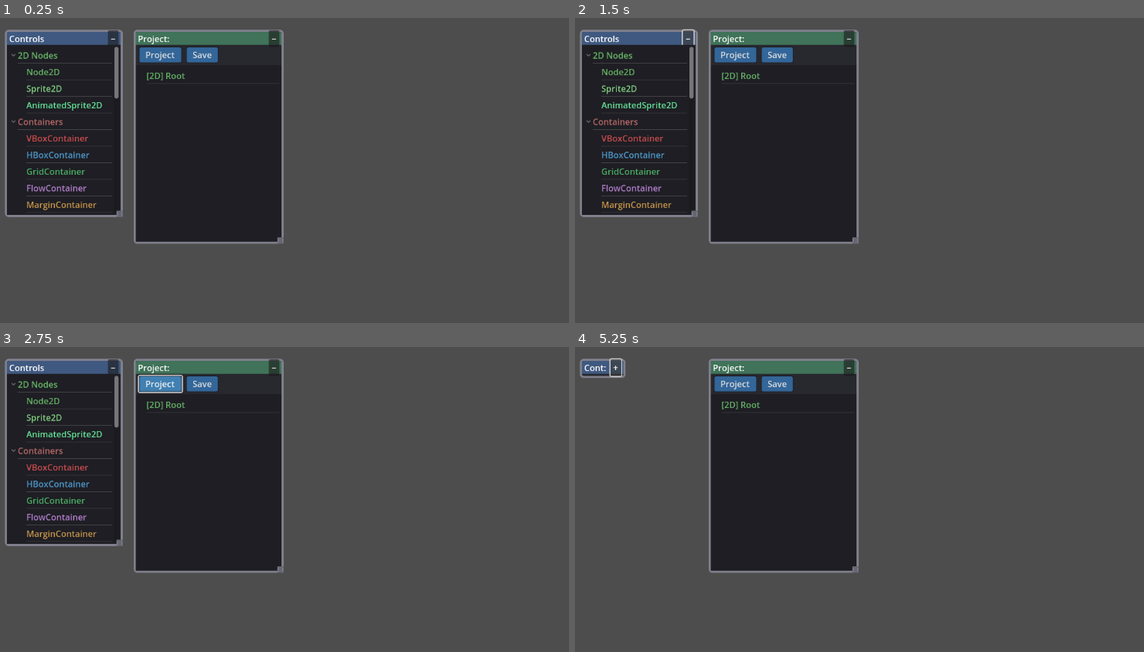
Above: before the commit, frames 1-4 (two rows, left to right).
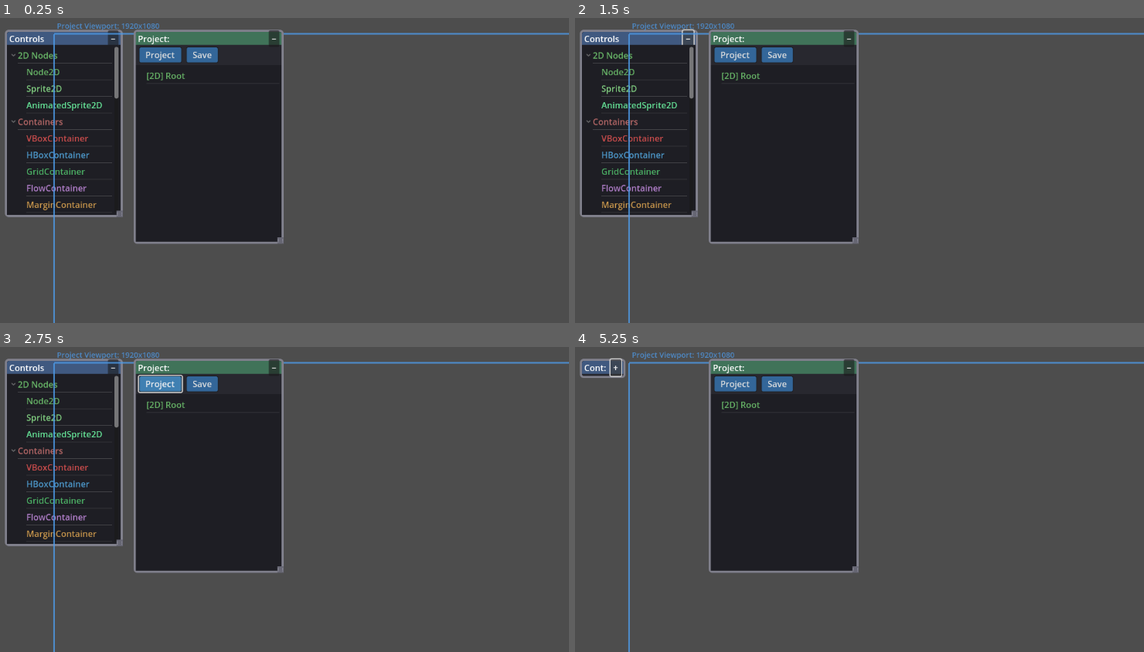
Above: after the commit, the same moments.

Repository: Zycroft/GameGen
Game: Godot game, scene res://main.tscn
The game is run twice, just before and just after one commit, with the same random seed, the same clock (stepped at 60 frames per second) and the same inputs.
Inputs:
- Up to frame 1 (0.25 s): no input
- Up to frame 2 (1.5 s): click "−" at 0.5 s; click "+" at 1.25 s
- Up to frame 3 (2.75 s): click "Project" at 2 s
- Up to frame 4 (5.25 s): click "−" at 2.75 s; click "+" at 3.5 s; click "Project" at 4.25 s; click "−" at 5 s

The runs differ from the first frame. In frame 1, 0.9% of the frame differs, in the area x 9-100%, y 1-100%; in frame 2, 0.9%; in frame 3, 0.9%; in frame 4, 0.9%.

Commit message:
Add viewport frame showing project boundaries with 10% margin
- Draw light blue frame showing 1920x1080 project viewport boundaries
- Add label displaying viewport dimensions above the frame
- Offset all content by 10% margin so objects aren't against edges
- Apply viewport_offset to all node positioning (containers, widgets, 2D nodes)

🤖 Generated with [Claude Code](https://claude.com/claude-code)

Co-Authored-By: Claude Opus 4.5 <noreply@anthropic.com>

Diff:
--- a/main.gd
+++ b/main.gd
@@ -20,6 +20,12 @@
 var all_nodes: Dictionary = {}  # node_id -> node instance or data
 var selected_node_id: int = -1
 
+# Viewport frame settings
+var project_viewport_size := Vector2(1920, 1080)  # Default project viewport
+var viewport_margin_percent := 0.10  # 10% margin
+var viewport_frame: Line2D
+var viewport_offset: Vector2  # Offset to center content with margin
+
 
 func _ready() -> void:
 	# Connect Controls panel signal (node spawning)
@@ -35,8 +41,44 @@
 	add_child(load_http_request)
 	load_http_request.request_completed.connect(_on_load_completed)
 
+	# Create viewport frame
+	_create_viewport_frame()
+
 	# Create scene hierarchy panel
 	_create_scene_hierarchy()
+
+
+func _create_viewport_frame() -> void:
+	"""Create a visible frame showing the project viewport boundaries"""
+	# Calculate the margin offset (10% of viewport size)
+	var margin = project_viewport_size * viewport_margin_percent
+	viewport_offset = margin
+
+	# Create the frame using Line2D
+	viewport_frame = Line2D.new()
+	viewport_frame.width = 3.0
+	viewport_frame.default_color = Color(0.3, 0.6, 0.9, 0.8)  # Light blue
+	viewport_frame.closed = true
+
+	# Draw rectangle at the offset position
+	var frame_pos = viewport_offset
+	var frame_size = project_viewport_size
+	viewport_frame.add_point(frame_pos)
+	viewport_frame.add_point(Vector2(frame_pos.x + frame_size.x, frame_pos.y))
+	viewport_frame.add_point(Vector2(frame_pos.x + frame_size.x, frame_pos.y + frame_size.y))
+	viewport_frame.add_point(Vector2(frame_pos.x, frame_pos.y + frame_size.y))
+	viewport_frame.add_point(frame_pos)  # Close the loop
+
+	# Add corner markers for visibility
+	add_child(viewport_frame)
+
+	# Add a label showing viewport size
+	var label = Label.new()
+	label.text = "Project Viewport: %dx%d" % [int(project_viewport_size.x), int(project_viewport_size.y)]
+	label.position = viewport_offset + Vector2(5, -25)
+	label.add_theme_color_override("font_color", Color(0.3, 0.6, 0.9, 0.8))
+	label.add_theme_font_size_override("font_size", 14)
+	add_child(label)
 
 
 func _create_scene_hierarchy() -> void:
@@ -386,7 +428,7 @@
 
 	# Create actual container
 	var container = _create_container(container_type)
-	container.global_position = Vector2(node_data["properties"]["positionX"], node_data["properties"]["positionY"])
+	container.global_position = viewport_offset + Vector2(node_data["properties"]["positionX"], node_data["properties"]["positionY"])
 	container.set_meta("node_id", node_id)
 	all_nodes[node_id] = container
 
@@ -1140,7 +1182,7 @@
 				container.set_meta("node_id", widget_id)
 				var pos_x = widget_props.get("positionX", 0)
 				var pos_y = widget_props.get("positionY", 0)
-				container.global_position = Vector2(pos_x, pos_y)
+				container.global_position = viewport_offset + Vector2(pos_x, pos_y)
 				all_nodes[widget_id] = container
 		# Process children directly
 		for child in node_data.get("children", []):
@@ -1152,7 +1194,7 @@
 		# Create container
 		var container = _create_container(node_type)
 		container.set_meta("node_id", node_id)
-		container.global_position = Vector2(props.get("positionX", 100), props.get("positionY", 100))
+		container.global_position = viewport_offset + Vector2(props.get("positionX", 100), props.get("positionY", 100))
 		container.size = Vector2(props.get("sizeX", 200), props.get("sizeY", 150))
 
 		var node_name = node_data.get("name", "")
@@ -1189,7 +1231,7 @@
 		container.set_meta("node_id", node_id)
 		var pos_x = props.get("positionX", 100)
 		var pos_y = props.get("positionY", 100)
-		container.global_position = Vector2(pos_x, pos_y)
+		container.global_position = viewport_offset + Vector2(pos_x, pos_y)
 		all_nodes[node_id] = container
 
 		# Create widgets for 2D nodes (positioned relative to parent)
@@ -1203,7 +1245,7 @@
 				widget_container.set_meta("node_id", widget_id)
 				var wpos_x = widget_props.get("positionX", 0)
 				var wpos_y = widget_props.get("positionY", 0)
-				widget_container.global_position = Vector2(pos_x + wpos_x, pos_y + wpos_y)
+				widget_container.global_position = viewport_offset + Vector2(pos_x + wpos_x, pos_y + wpos_y)
 				all_nodes[widget_id] = widget_container
 
 	elif node_type == "AnimationPlayer":
@@ -1229,7 +1271,7 @@
 			# Position the container in viewport
 			var pos_x = props.get("positionX", 100)
 			var pos_y = props.get("positionY", 100)
-			container.global_position = Vector2(pos_x, pos_y)
+			container.global_position = viewport_offset + Vector2(pos_x, pos_y)
 			all_nodes[node_id] = container
 
 	# Process children recursively
@@ -1270,8 +1312,8 @@
 		container.unlinked.connect(_on_container_unlinked)
 		container.selected.connect(_on_container_selected_in_viewport)
 
-	# Set position and size
-	container.global_position = Vector2(data.get("positionX", 0), data.get("positionY", 0))
+	# Set position and size (with viewport offset)
+	container.global_position = viewport_offset + Vector2(data.get("positionX", 0), data.get("positionY", 0))
 	container.size = Vector2(data.get("sizeX", 200), data.get("sizeY", 150))
 
 	# Set container name if present
